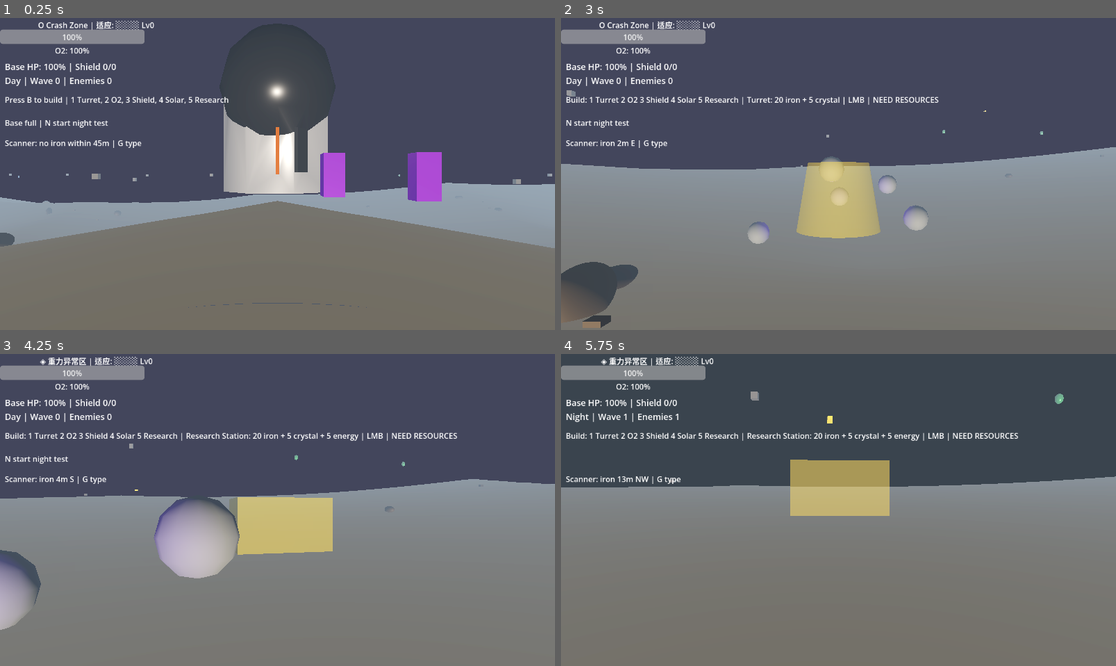
Above: before the commit, frames 1-4 (two rows, left to right).
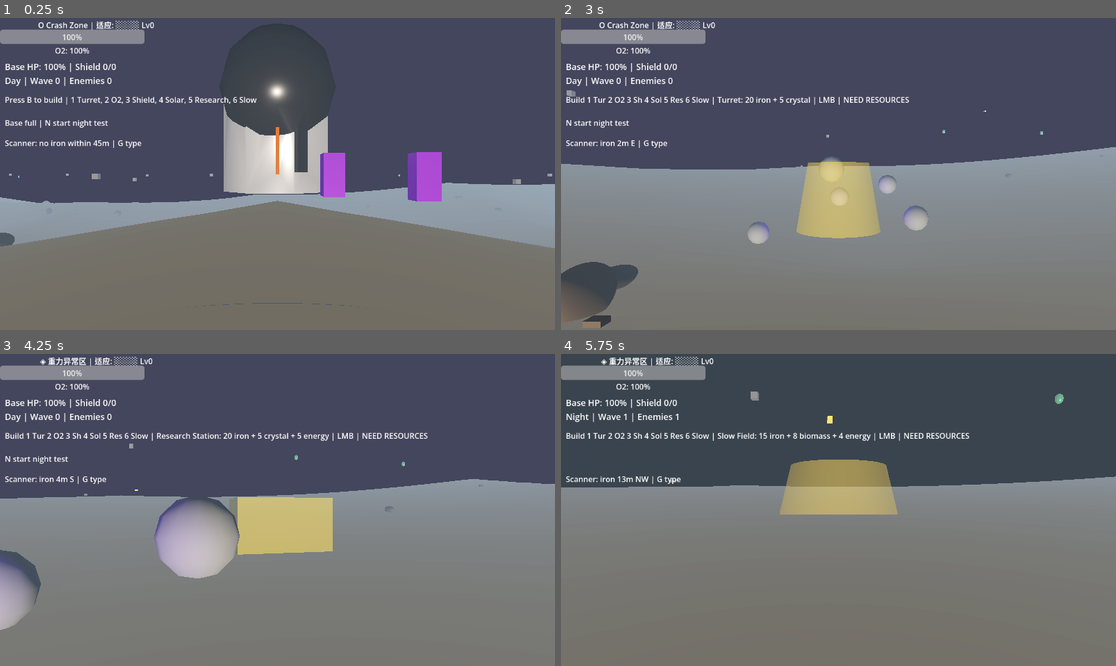
Above: after the commit, the same moments.

Repository: qnctx/star-abyss-game
Game: Godot game, scene res://scenes/main.tscn
The game is run twice, just before and just after one commit, with the same random seed, the same clock (stepped at 60 frames per second) and the same inputs.
Inputs (mouse positions are in pixels of both pictures, inside the frame that each line leads up to):
- Up to frame 1 (0.25 s): no input
- Up to frame 2 (3 s): tap B (build_mode) at 0.5, 2, 2.85 s; move the mouse to (866, 174) at 0.52 s; hold B (build_mode) 0.53-1.28 s; hold W (move_forward) from 0.53 s (still down); click (866, 174) at 0.67 s; tap Space (jump) at 0.77, 1.52 s; tap 6 at 0.8, 1.35 s; move the mouse to (810, 174) at 1.27 s; tap 5 at 1.55, 2.1 s; move the mouse to (849, 167) at 2.02 s; hold B (build_mode) 2.03-2.78 s; move the mouse to (832, 180) at 2.77 s; click (832, 180) at 2.92 s
- Up to frame 3 (4.25 s): keep holding W (move_forward); tap Space (jump) at 3.02, 3.77 s; tap 6 at 3.05 s; move the mouse to (316, 513) at 3.52 s; tap Ctrl (crouch) at 3.6 s; tap 5 at 3.8 s
- Up to frame 4 (5.75 s): keep holding W (move_forward); move the mouse to (794, 506) at 4.27 s; tap E (interact) at 4.35 s; tap Space (jump) at 4.52 s; tap B (build_mode) at 4.55, 5 s; move the mouse to (844, 510) at 5.02 s; hold N (night_test) from 5.03 s (still down); click (844, 510) at 5.17 s; tap 6 at 5.3 s

The runs differ from the first frame. In frame 1, less than 0.1% of the frame differs, in the area x 41-47%, y 25-28%; in frame 2, 0.8%; in frame 3, 1.0%; in frame 4, 1.6%, in the area x 4-83%, y 25-52%.

Commit message:
Add slow field defense building

Diff:
--- a/src/scripts/build_manager.gd
+++ b/src/scripts/build_manager.gd
@@ -5,11 +5,13 @@
 const SHIELD_GENERATOR_SCRIPT := preload("res://scripts/shield_generator.gd")
 const SOLAR_PANEL_SCRIPT := preload("res://scripts/solar_panel.gd")
 const RESEARCH_STATION_SCRIPT := preload("res://scripts/research_station.gd")
+const SLOW_FIELD_SCRIPT := preload("res://scripts/slow_field.gd")
 const TURRET_COST := {"iron": 20, "void_crystal": 5}
 const O2_STATION_COST := {"iron": 15, "biomass": 10}
 const SHIELD_GENERATOR_COST := {"iron": 25, "void_crystal": 8, "energy_core": 1}
 const SOLAR_PANEL_COST := {"iron": 18, "biomass": 6}
 const RESEARCH_STATION_COST := {"iron": 20, "void_crystal": 5, "energy": 5}
+const SLOW_FIELD_COST := {"iron": 15, "biomass": 8, "energy": 4}
 const PLACEMENT_RANGE: float = 18.0
 const BUILD_DISTANCE: float = 6.0
 const MIN_BASE_DISTANCE: float = 2.5
@@ -19,6 +21,7 @@
 const BUILD_SHIELD_GENERATOR: String = "shield_generator"
 const BUILD_SOLAR_PANEL: String = "solar_panel"
 const BUILD_RESEARCH_STATION: String = "research_station"
+const BUILD_SLOW_FIELD: String = "slow_field"
 
 var build_mode: bool = false
 var selected_building: String = BUILD_TURRET
@@ -60,6 +63,9 @@
 		get_viewport().set_input_as_handled()
 	elif event is InputEventKey and event.pressed and event.physical_keycode == KEY_5:
 		_select_building(BUILD_RESEARCH_STATION)
+		get_viewport().set_input_as_handled()
+	elif event is InputEventKey and event.pressed and event.physical_keycode == KEY_6:
+		_select_building(BUILD_SLOW_FIELD)
 		get_viewport().set_input_as_handled()
 	elif event is InputEventMouseButton and event.pressed:
 		if event.button_index == MOUSE_BUTTON_LEFT:
@@ -118,6 +124,10 @@
 			cylinder_mesh.top_radius = 0.75
 			cylinder_mesh.bottom_radius = 0.95
 			cylinder_mesh.height = 1.25
+		elif selected_building == BUILD_SLOW_FIELD:
+			cylinder_mesh.top_radius = 0.85
+			cylinder_mesh.bottom_radius = 1.05
+			cylinder_mesh.height = 0.85
 		elif selected_building == BUILD_O2_STATION:
 			cylinder_mesh.top_radius = 0.65
 			cylinder_mesh.bottom_radius = 0.9
@@ -196,6 +206,8 @@
 
 
 func _instantiate_selected_structure() -> Node3D:
+	if selected_building == BUILD_SLOW_FIELD:
+		return SLOW_FIELD_SCRIPT.new()
 	if selected_building == BUILD_RESEARCH_STATION:
 		return RESEARCH_STATION_SCRIPT.new()
 	if selected_building == BUILD_SOLAR_PANEL:
@@ -212,6 +224,8 @@
 
 
 func get_selected_cost() -> Dictionary:
+	if selected_building == BUILD_SLOW_FIELD:
+		return SLOW_FIELD_COST
 	if selected_building == BUILD_RESEARCH_STATION:
 		return RESEARCH_STATION_COST
 	if selected_building == BUILD_SOLAR_PANEL:
@@ -224,6 +238,8 @@
 
 
 func get_selected_label() -> String:
+	if selected_building == BUILD_SLOW_FIELD:
+		return "Slow Field"
 	if selected_building == BUILD_RESEARCH_STATION:
 		return "Research Station"
 	if selected_building == BUILD_SOLAR_PANEL:
--- a/src/scripts/combat_hud.gd
+++ b/src/scripts/combat_hud.gd
@@ -94,13 +94,13 @@
 	var build_manager := get_tree().current_scene.get_node_or_null("BuildManager") if get_tree().current_scene else null
 	if build_manager and build_manager.build_mode:
 		var afford := InventoryManager.has_resources(build_manager.get_selected_cost()) if InventoryManager else false
-		_build_label.text = "Build: 1 Turret 2 O2 3 Shield 4 Solar 5 Research | %s: %s | LMB | %s" % [
+		_build_label.text = "Build 1 Tur 2 O2 3 Sh 4 Sol 5 Res 6 Slow | %s: %s | LMB | %s" % [
 			build_manager.get_selected_label(),
 			build_manager.get_selected_cost_text(),
 			"READY" if afford else "NEED RESOURCES"
 		]
 	else:
-		_build_label.text = "Press B to build | 1 Turret, 2 O2, 3 Shield, 4 Solar, 5 Research"
+		_build_label.text = "Press B to build | 1 Turret, 2 O2, 3 Shield, 4 Solar, 5 Research, 6 Slow"
 
 
 func _refresh_base_hint() -> void:
--- a/src/scripts/enemy.gd
+++ b/src/scripts/enemy.gd
@@ -7,6 +7,7 @@
 
 var target_position: Vector3 = Vector3(0, 0, 0)
 var _has_died: bool = false
+var _slow_sources: Dictionary = {}
 
 signal enemy_died()
 signal base_reached(damage: float)
@@ -23,7 +24,7 @@
 func _physics_process(_delta):
 	var direction = (target_position - global_position).normalized()
 	direction.y = 0
-	velocity = direction * speed
+	velocity = direction * get_effective_speed()
 	move_and_slide()
 
 	if global_position.distance_to(target_position) < attack_range:
@@ -35,6 +36,21 @@
 	health -= amount
 	if health <= 0:
 		die()
+
+
+func apply_slow(source_id: String, multiplier: float) -> void:
+	_slow_sources[source_id] = clampf(multiplier, 0.1, 1.0)
+
+
+func remove_slow(source_id: String) -> void:
+	_slow_sources.erase(source_id)
+
+
+func get_effective_speed() -> float:
+	var slow_multiplier := 1.0
+	for source_id in _slow_sources:
+		slow_multiplier = minf(slow_multiplier, _slow_sources[source_id])
+	return speed * slow_multiplier
 
 
 func die():
--- /dev/null
+++ b/src/scripts/slow_field.gd
@@ -0,0 +1,100 @@
+extends Node3D
+class_name SlowField
+
+const RANGE: float = 5.5
+const SLOW_MULTIPLIER: float = 0.45
+
+var _source_id: String = ""
+var _slowed_enemies: Dictionary = {}
+
+
+func _ready() -> void:
+	add_to_group("slow_fields")
+	add_to_group("built_structures")
+	_source_id = "slow_field_%s" % get_instance_id()
+	_create_visuals()
+	set_process(true)
+
+
+func _process(_delta: float) -> void:
+	var seen: Dictionary = {}
+	for enemy in get_tree().get_nodes_in_group("enemies"):
+		var enemy_node := enemy as Node3D
+		if not enemy_node or not enemy_node.has_method("apply_slow"):
+			continue
+		if _flat_distance(global_position, enemy_node.global_position) <= RANGE:
+			enemy_node.apply_slow(_source_id, SLOW_MULTIPLIER)
+			seen[enemy_node] = true
+			_slowed_enemies[enemy_node] = true
+
+	for enemy in _slowed_enemies.keys():
+		if not is_instance_valid(enemy) or not seen.has(enemy):
+			if is_instance_valid(enemy) and enemy.has_method("remove_slow"):
+				enemy.remove_slow(_source_id)
+			_slowed_enemies.erase(enemy)
+
+
+func _exit_tree() -> void:
+	for enemy in _slowed_enemies.keys():
+		if is_instance_valid(enemy) and enemy.has_method("remove_slow"):
+			enemy.remove_slow(_source_id)
+	_slowed_enemies.clear()
+
+
+func _flat_distance(a: Vector3, b: Vector3) -> float:
+	a.y = 0.0
+	b.y = 0.0
+	return a.distance_to(b)
+
+
+func _create_visuals() -> void:
+	var base := MeshInstance3D.new()
+	base.name = "SlowFieldBase"
+	var base_mesh := CylinderMesh.new()
+	base_mesh.top_radius = 0.65
+	base_mesh.bottom_radius = 0.85
+	base_mesh.height = 0.65
+	base.mesh = base_mesh
+	base.position = Vector3(0, 0.3, 0)
+	base.material_override = _make_material(Color(0.2, 0.45, 0.95), 0.75)
+	add_child(base)
+
+	var core := MeshInstance3D.new()
+	core.name = "SlowFieldCore"
+	var core_mesh := SphereMesh.new()
+	core_mesh.radius = 0.34
+	core_mesh.height = 0.68
+	core.mesh = core_mesh
+	core.position = Vector3(0, 0.8, 0)
+	core.material_override = _make_material(Color(0.45, 0.85, 1.0), 0.6)
+	add_child(core)
+
+	var field := MeshInstance3D.new()
+	field.name = "SlowFieldRadius"
+	var field_mesh := SphereMesh.new()
+	field_mesh.radius = RANGE
+	field_mesh.height = RANGE * 2.0
+	field.mesh = field_mesh
+	field.scale.y = 0.03
+	field.position = Vector3(0, 0.08, 0)
+	field.material_override = _make_material(Color(0.25, 0.65, 1.0), 0.08)
+	add_child(field)
+
+	var light := OmniLight3D.new()
+	light.name = "SlowFieldLight"
+	light.light_color = Color(0.4, 0.75, 1.0)
+	light.light_energy = 1.0
+	light.omni_range = 5.0
+	light.position = Vector3(0, 0.9, 0)
+	add_child(light)
+
+
+func _make_material(color: Color, alpha: float) -> StandardMaterial3D:
+	var mat := StandardMaterial3D.new()
+	mat.albedo_color = Color(color.r, color.g, color.b, alpha)
+	mat.emission_enabled = true
+	mat.emission = color
+	mat.emission_energy_multiplier = 0.5
+	if alpha < 1.0:
+		mat.transparency = BaseMaterial3D.TRANSPARENCY_ALPHA
+	return mat
--- a/src/test_runner.gd
+++ b/src/test_runner.gd
@@ -19,6 +19,7 @@
         _test_player_oxygen()
         _test_zone_manager()
         _test_turret_logic()
+        _test_slow_field()
         _test_build_and_combat_ui()
         _test_inventory_manager()
         _test_base_repair()
@@ -150,6 +151,35 @@
         check("turret has fire_projectile()", has_fire_projectile)
 
 
+func _test_slow_field() -> void:
+        print("\n[ Slow field ]")
+
+        var enemy_script = load("res://scripts/enemy.gd")
+        var slow_field_script = load("res://scripts/slow_field.gd")
+        check("enemy.gd loads for slow test", enemy_script != null)
+        check("slow_field.gd loads for slow test", slow_field_script != null)
+        if not enemy_script or not slow_field_script:
+                return
+
+        var enemy = enemy_script.new()
+        enemy.speed = 4.0
+        enemy.position = Vector3(0.0, 0.0, 0.0)
+        current_scene.add_child(enemy)
+
+        var slow_field = slow_field_script.new()
+        slow_field.position = Vector3(2.0, 0.0, 0.0)
+        current_scene.add_child(slow_field)
+        slow_field._process(0.1)
+        check_nearly(enemy.get_effective_speed(), 4.0 * slow_field.SLOW_MULTIPLIER, 0.01, "slow field reduces enemy speed")
+
+        enemy.position = Vector3(20.0, 0.0, 0.0)
+        slow_field._process(0.1)
+        check_nearly(enemy.get_effective_speed(), 4.0, 0.01, "enemy speed restores after leaving slow field")
+
+        slow_field.queue_free()
+        enemy.queue_free()
+
+
 func _test_inventory_manager() -> void:
         print("\n[ InventoryManager ]")
 
@@ -197,6 +227,9 @@
 
         var resource_scanner_script = load("res://scripts/resource_scanner.gd")
         check("resource_scanner.gd loads", resource_scanner_script != null)
+
+        var slow_field_script = load("res://scripts/slow_field.gd")
+        check("slow_field.gd loads", slow_field_script != null)
 
         var main_scene = load("res://scenes/main.tscn")
         check("main scene loads with build/combat nodes", main_scene != null)
Not shown, changed: PROGRESS.md
Not shown, changed: docs/GAME_DESIGN_DOC.md
Not shown, changed: docs/TEST_PLAN.md
Not shown, changed: src/CONTEXT.md
